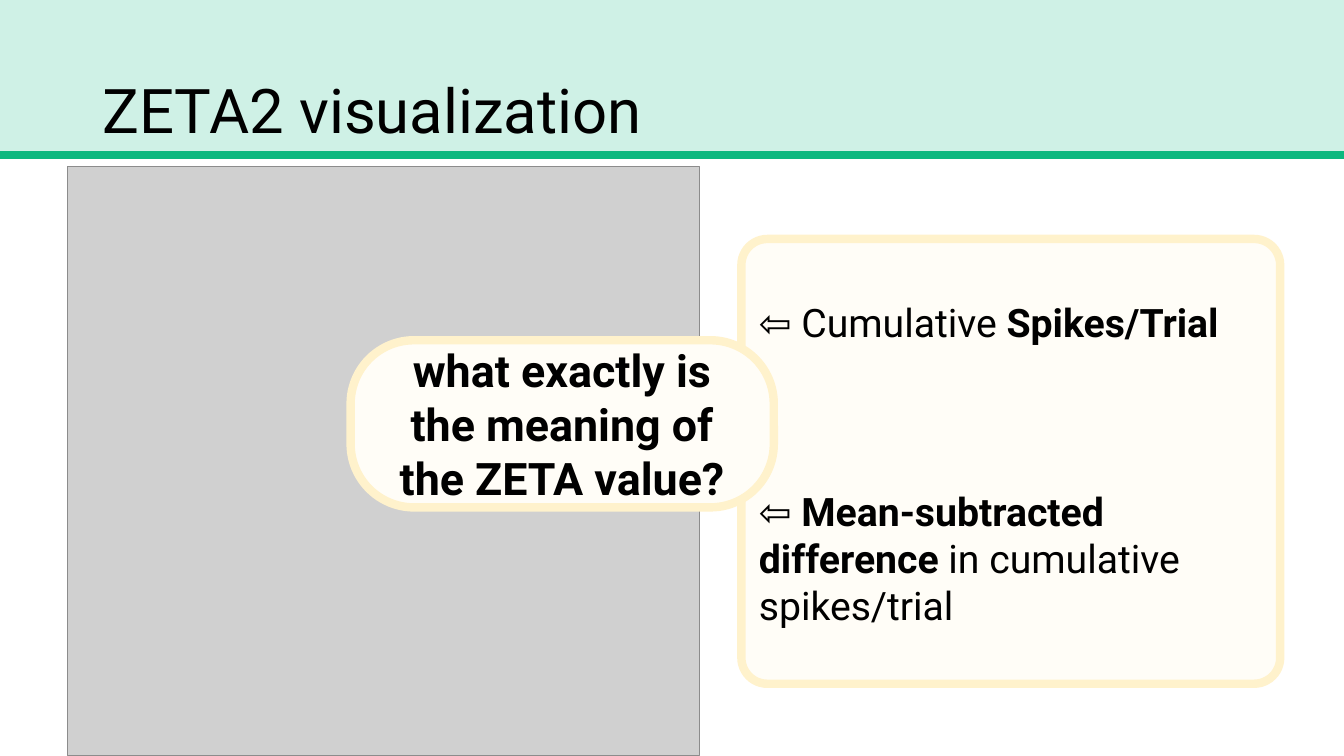
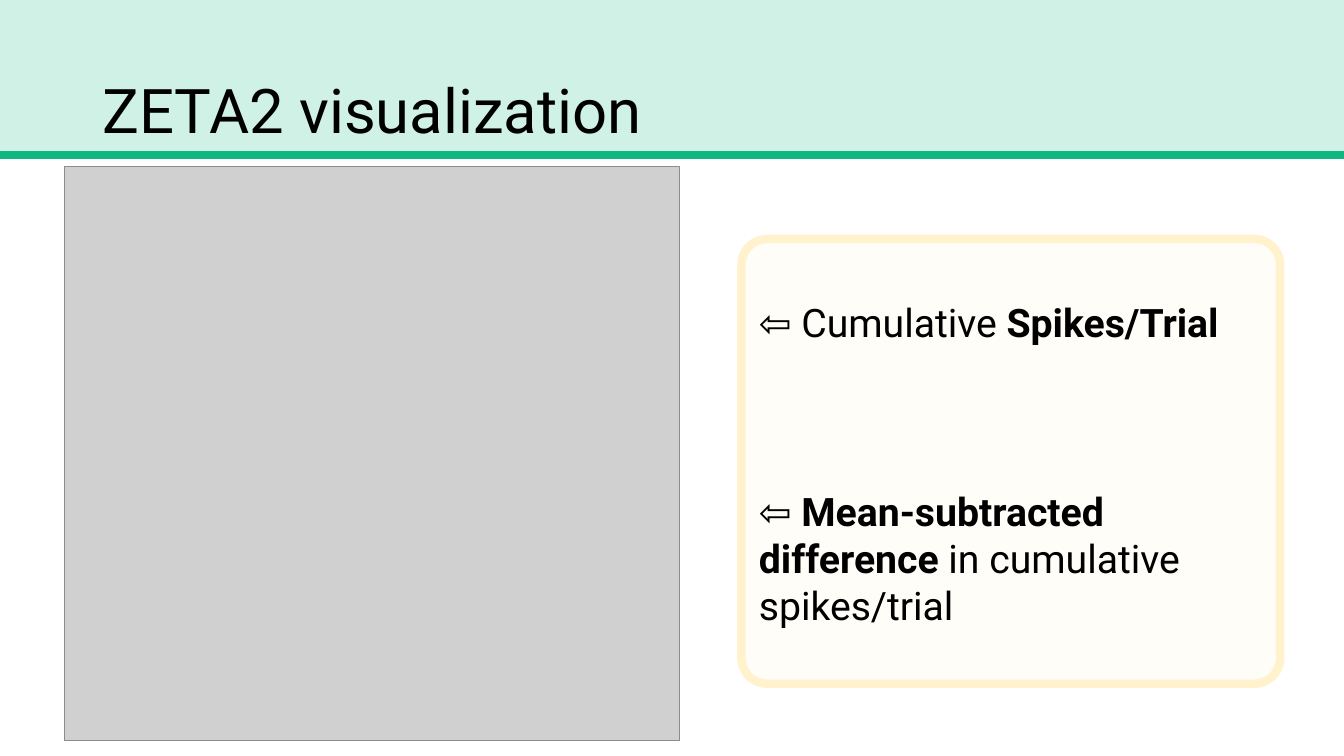
Before and after one commit to trNk27/Human_Data_Exploration, a slide deck: slide 22 of presentation/Prototype.pptx (slide 19 before the commit). Drawn at 1344x756 pixels with LibreOffice and Linux fonts; fonts in the diff are those of the drawing; grey boxes stand for pictures. Boxes give left, top, right and bottom in pixels: in the first picture for what was removed or moved away, otherwise in the second. Text is boxed around its words. In the diff, an @@ line names an element or a change of style, - is before the commit and + after.

```diff
--- a/presentation/Prototype.pptx
+++ b/presentation/Prototype.pptx
@@ picture: place and size @@
-picture at [68, 166, 700, 756]
+picture at [65, 166, 681, 740]
@@ rounded rectangle removed at [351, 341, 774, 508] @@
-what exactly is the meaning of the ZETA value?
```
Also in this commit, not shown: 13 other slides changed, 4 slides added, 2 slides removed, 3 other files.
